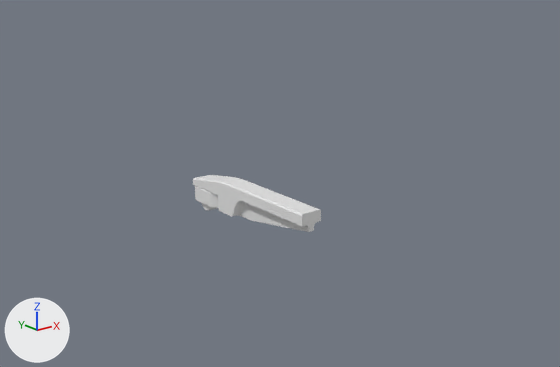
An edit to the Blender file Hard Surface Modeling/scify_machine.blend, drawn before and after from the same camera.
Both versions are drawn from a camera (50 mm lens) standing at (-26.5, -35.9, 15.2) and looking at (0.7, -1.8, 1.6). Lighting does not change. The marker at lower left points along +X, +Y and +Z.

In view in the first picture: 'Leg'.
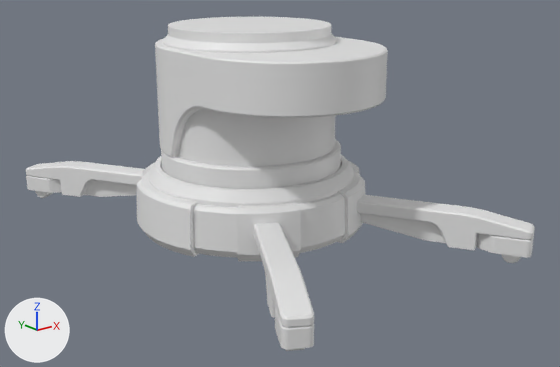
What differs and where, as boxes (x1, y1, x2, y2) in the pictures (560 x 367 px):
'Cylinder.004', added
    after: (155, 36, 388, 158)
'Cylinder.005', added
    after: (162, 17, 337, 167)
'Cylinder', added
    after: (141, 139, 361, 258)
'Leg', moved, turned
    before: (193, 175, 321, 232)
    after: (26, 161, 145, 197)
'Leg.002', added
    after: (357, 195, 535, 263)
'Leg.003', added
    after: (254, 223, 314, 351)
'Cylinder.002', added
    after: (143, 162, 365, 261)
'Cylinder.003', added
    after: (137, 160, 359, 257)
'Wheel_Holder', moved, turned
    before: (195, 186, 219, 208)
    after: (26, 175, 62, 193)
'Wheel', moved, turned
    before: (202, 203, 217, 211)
    after: (35, 191, 53, 198)

The change, as a diff of the scene's bpy script:
```diff
--- a/Hard Surface Modeling/scify_machine.blend.py
+++ b/Hard Surface Modeling/scify_machine.blend.py
@@ col_leg @@
+col_leg = bpy.data.collections.new('Leg')
+col_leg.objects.link(ob_wheel_holder)
+col_leg.objects.link(ob_wheel)
+col_leg.objects.link(ob_leg)
+col_leg.objects.link(ob_support)
@@ ob_leg @@
 ob_leg = bpy.data.objects.new('Leg', me_cube_002)
-ob_leg.location = (0.0, 0.0, 0.0)
+ob_leg.location = (-5.4, 9.36, 0.21)
+ob_leg.rotation_euler = (0.0, 0.0, 0.524)  # degrees (0, 0, 30)
 _m = ob_leg.modifiers.new('Bevel.001', 'BEVEL')
@@ ob_cylinder_005 @@
+ob_cylinder_005 = bpy.data.objects.new('Cylinder.005', me_cylinder_006)  # 200 vertices, 152 faces; spans x -5.34..5.34, y -5.35..5.35, z -5.12..3.75; modifiers BEVEL, WEIGHTED_NORMAL
+ob_cylinder_005.location = (0.0, 0.0, 7.25)
+ob_cylinder_005.scale = (0.922, 0.922, 0.922)
@@ ob_cylinder_004 @@
+ob_cylinder_004 = bpy.data.objects.new('Cylinder.004', me_cylinder_005)  # 250 vertices, 188 faces; spans x -5.34..5.34, y -8.67..5.35, z 3.31..9.31; modifiers BEVEL, WEIGHTED_NORMAL
+ob_cylinder_004.location = (0.0, 0.0, 0.44)
@@ ob_cylinder_003 @@
+ob_cylinder_003 = bpy.data.objects.new('Cylinder.003', me_cylinder_004)  # 106 vertices, 82 faces; spans x 5.48..6.89, y -2.92..2.92, z -1.46..1.51; modifiers BEVEL, MIRROR, WEIGHTED_NORMAL
+ob_cylinder_003.location = (0.0, 0.0, 0.44)
@@ ob_cylinder @@
+ob_cylinder = bpy.data.objects.new('Cylinder', me_cylinder_002)  # 600 vertices, 552 faces; spans x -6.64..6.64, y -6.66..6.66, z -1.32..3.31; modifiers BEVEL, WEIGHTED_NORMAL
+ob_cylinder.location = (0.0, 0.0, 0.44)
@@ ob_cylinder_002 @@
+ob_cylinder_002 = bpy.data.objects.new('Cylinder.002', me_cylinder_003)  # 68 vertices, 52 faces; spans x -1.7..1.51, y -1.08..1.2, z -1.55..1.44; modifiers BEVEL, MIRROR, WEIGHTED_NORMAL
+ob_cylinder_002.location = (-3.0, 5.45, 0.53)
@@ ob_leg_003 @@
+ob_leg_003 = bpy.data.objects.new('Leg.003', None)
+ob_leg_003.location = (0.0, 0.0, 0.0)
+ob_leg_003.rotation_euler = (0.0, 0.0, 2.094)  # degrees (0, 0, 120)
+ob_leg_003.instance_type = 'COLLECTION'
+ob_leg_003.instance_collection = col_leg
@@ ob_leg_002 @@
+ob_leg_002 = bpy.data.objects.new('Leg.002', None)
+ob_leg_002.location = (0.0, 0.0, 0.0)
+ob_leg_002.rotation_euler = (0.0, 0.0, -3.142)  # degrees (0, 0, -180)
+ob_leg_002.instance_type = 'COLLECTION'
+ob_leg_002.instance_collection = col_leg
```
